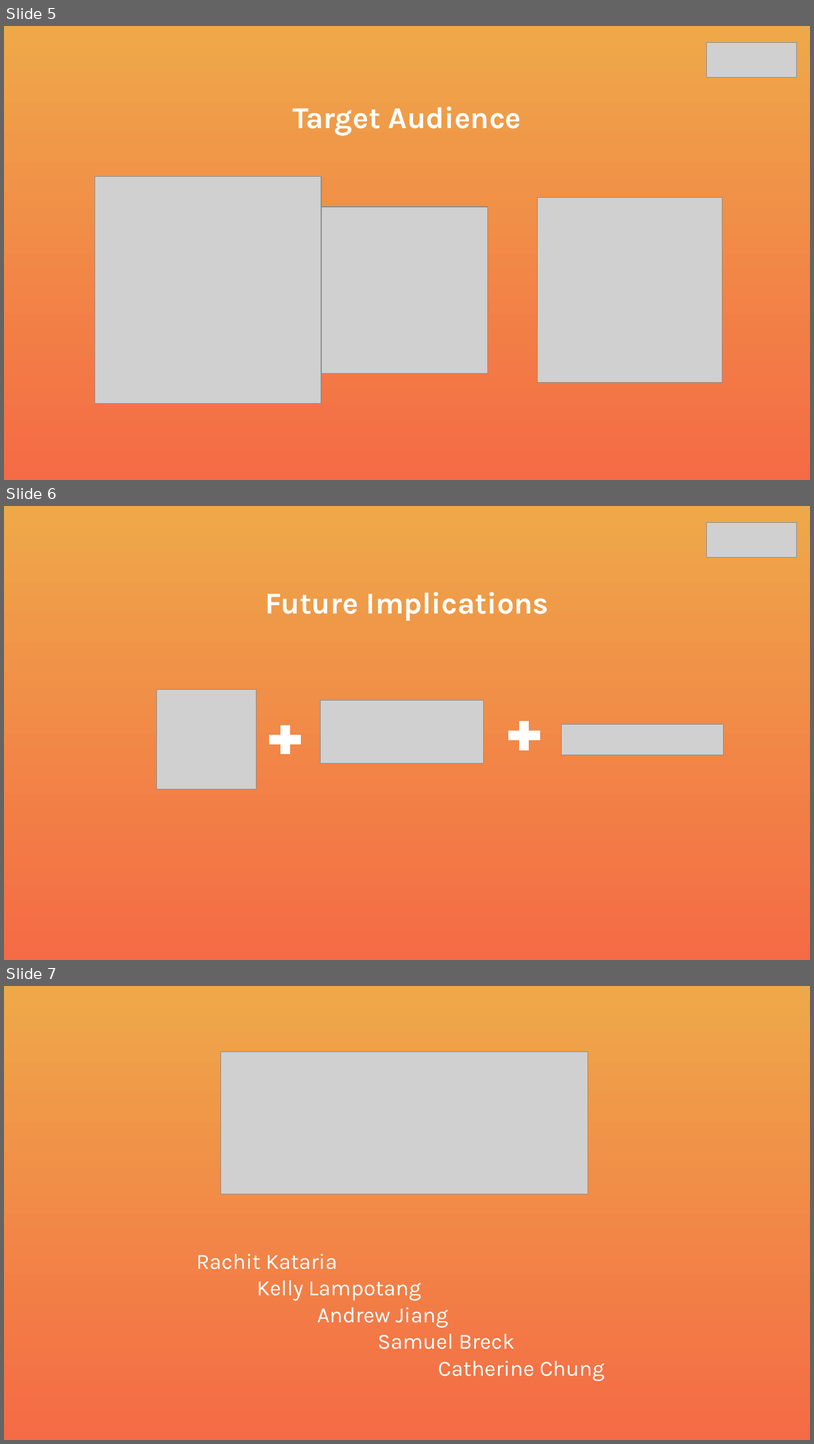
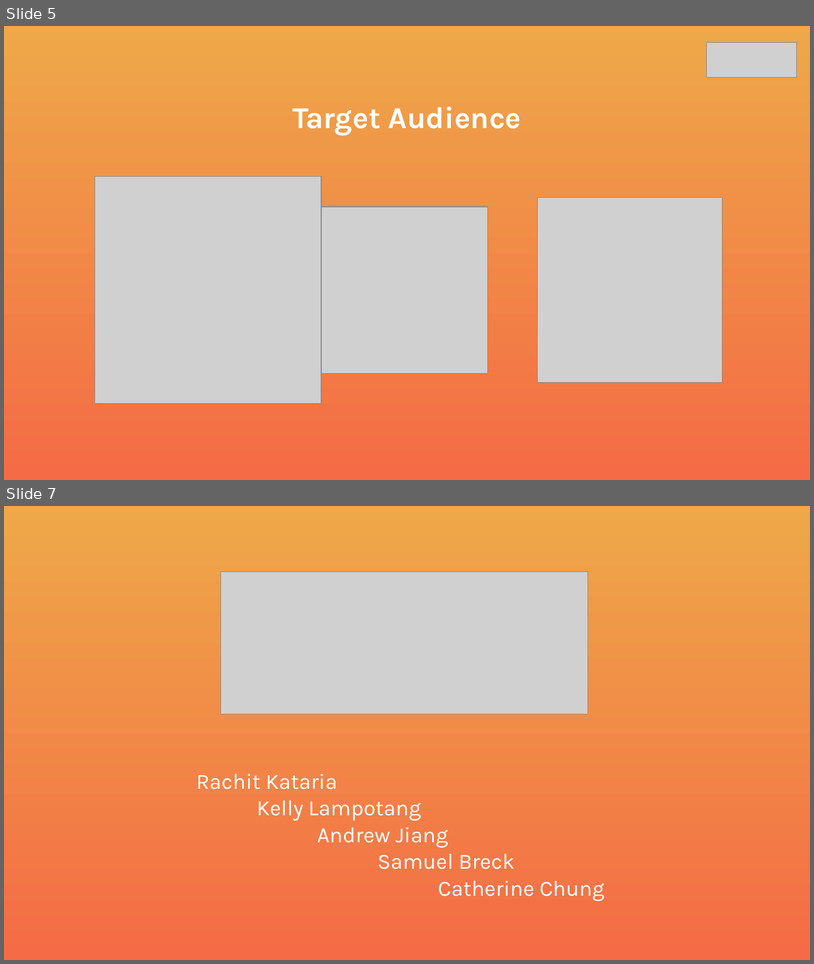
Before and after one commit to RachitKataria/QuickSplit, a slide deck: split.pptx. Shown one above the other, each under a label of ours: slides 5, 6 and 7 before the commit, slides 5 and 7 after it; the slides between them are not shown. The pictures are 814x1444 and 814x964 pixels, drawn with LibreOffice and Linux fonts; fonts in the diff are those of the drawing; grey boxes stand for pictures. Boxes give left, top, right and bottom in pixels: in the first picture for what was removed or moved away, otherwise in the second. Text is boxed around its words. In the diff, an @@ line names an element or a change of style, - is before the commit and + after.

```diff
--- a/split.pptx
+++ b/split.pptx
@@ slide 6 removed at (4,506,810,960), background gradient #EEA849 to #F46B45 @@
@@ picture removed at (707,522,797,558) @@
@@ text removed at (265,592,549,621) @@
-Future Implications
@@ picture removed at (157,690,257,789) @@
@@ picture removed at (320,700,484,764) @@
@@ plus sign removed at (264,720,306,759) @@
@@ plus sign removed at (504,716,545,754) @@
@@ picture removed at (562,724,723,755) @@
```
Also in this commit, not shown: 2 slides added, 1 other slide removed.
